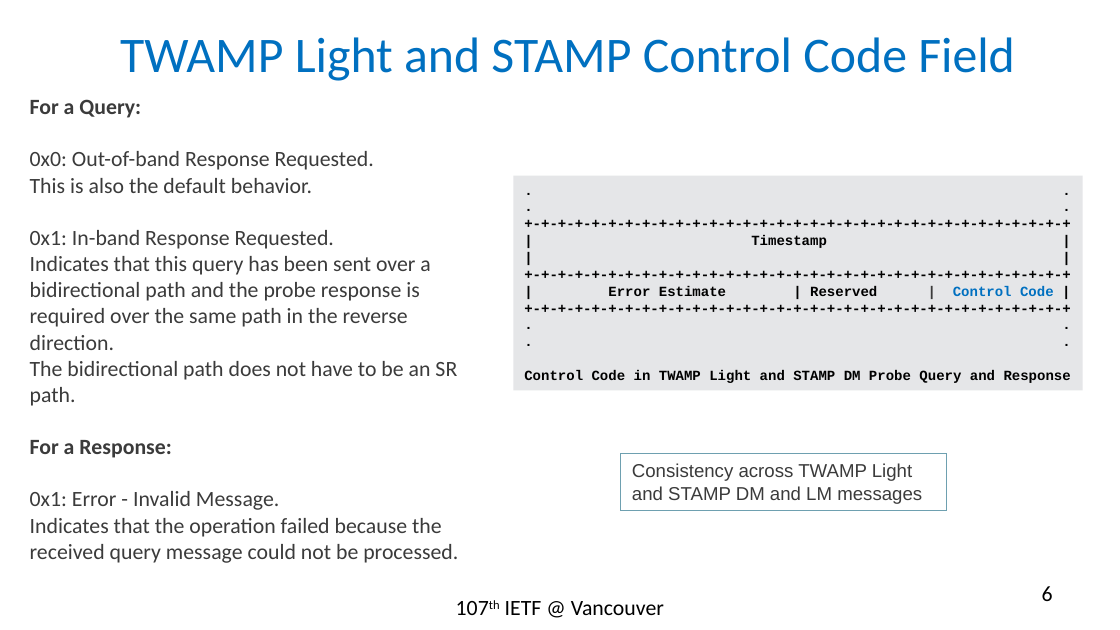
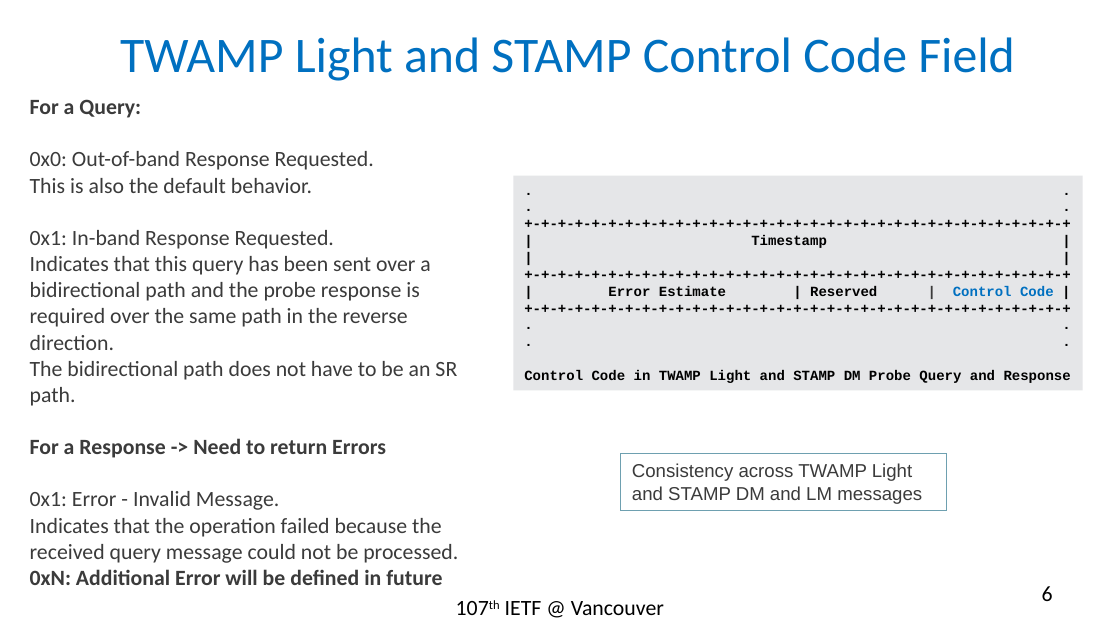
Before and after one commit to rakgandhi/ietf-slides, a slide deck: slide 6 of draft-gandhi-spring-twamp-srpm-07.pptx. Drawn at 1120x630 pixels with LibreOffice and Linux fonts; fonts in the diff are those of the drawing. Boxes give left, top, right and bottom in pixels: in the first picture for what was removed or moved away, otherwise in the second. Text is boxed around its words. In the diff, an @@ line names an element or a change of style, - is before the commit and + after.

```diff
--- a/draft-gandhi-spring-twamp-srpm-07.pptx
+++ b/draft-gandhi-spring-twamp-srpm-07.pptx
@@ text at (x1=30, y1=438, x2=386, y2=458): text changed @@
-For a Response:
+For a Response -> Need to return Errors
@@ text at (x1=30, y1=569, x2=442, y2=585): paragraph added @@
+0xN: Additional Error will be defined in future
```
Also in this commit, not shown: 6 slides added.
